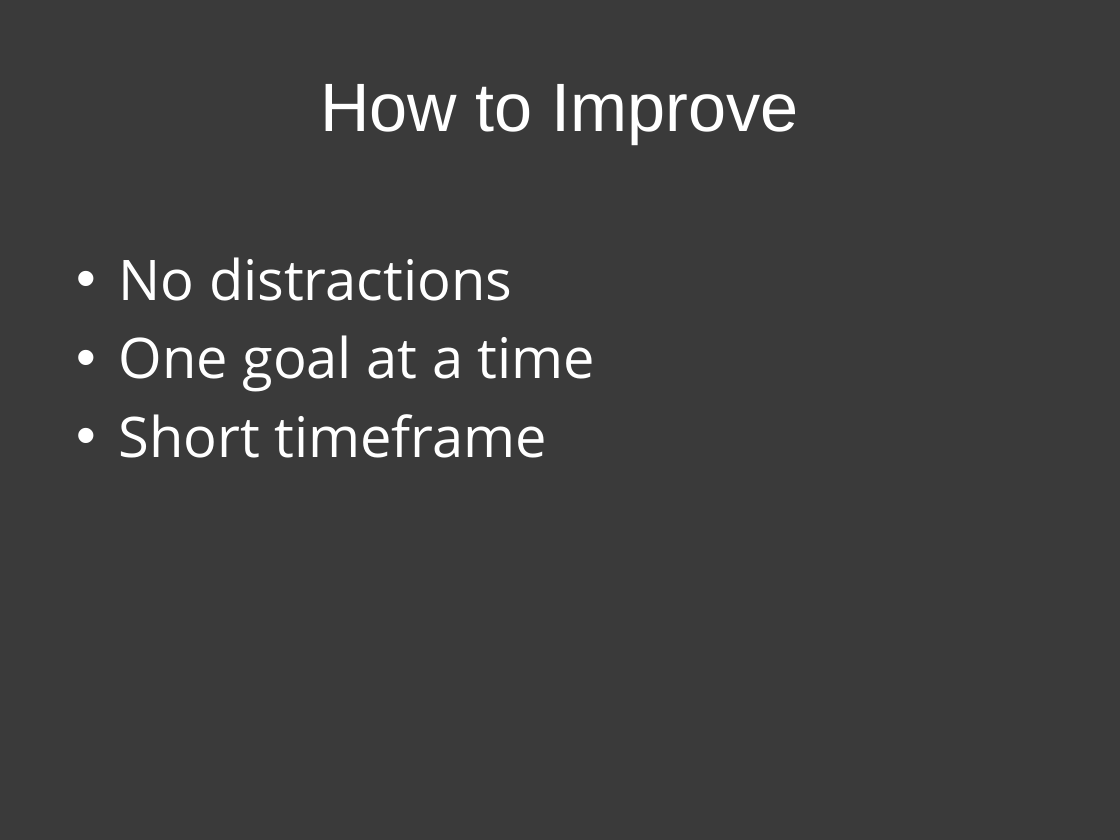
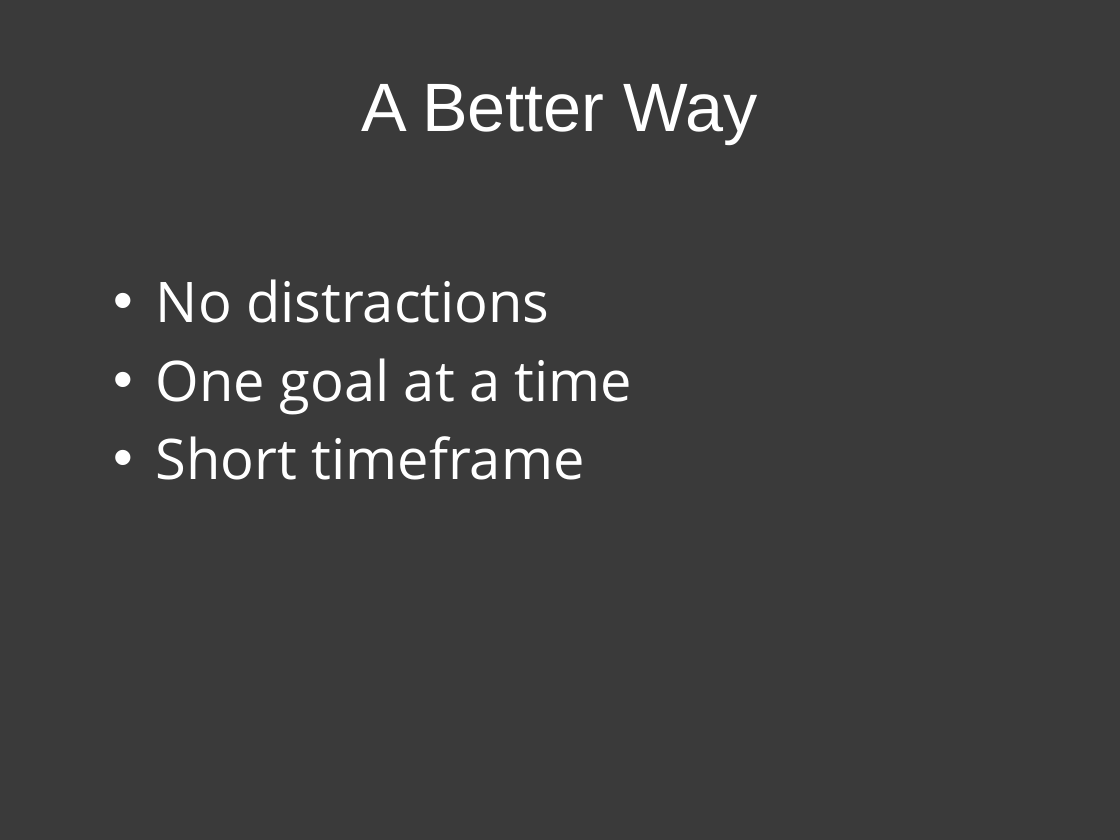
Before and after one commit to patik/code-sprint, a slide deck: slide 2 of code-sprint.pptx. Drawn at 1120x840 pixels with LibreOffice and Linux fonts; fonts in the diff are those of the drawing. Boxes give left, top, right and bottom in pixels: in the first picture for what was removed or moved away, otherwise in the second. Text is boxed around its words. In the diff, an @@ line names an element or a change of style, - is before the commit and + after.

```diff
--- a/code-sprint.pptx
+++ b/code-sprint.pptx
@@ title at (x1=361, y1=84, x2=758, y2=143): text changed @@
-How to Improve
+A Better Way
@@ text "No distractions" moved from (x1=119, y1=257, x2=595, y2=458) to (x1=156, y1=279, x2=632, y2=480) @@
```
Also in this commit, not shown: 8 other slides changed, 1 other file.
